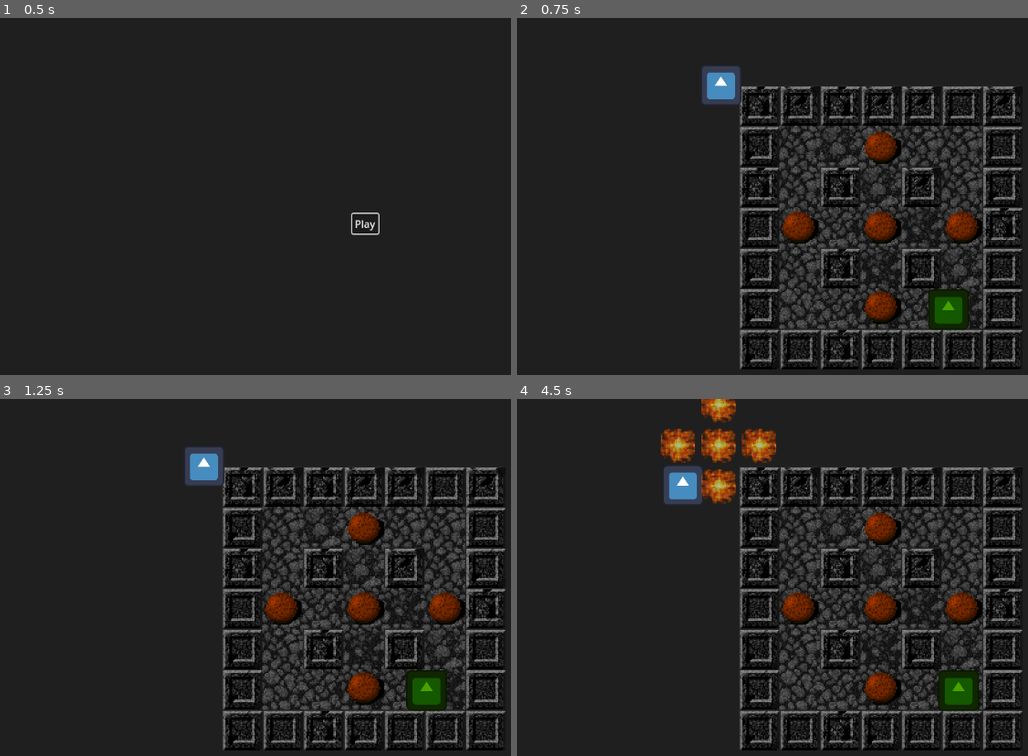
Above: before the commit, frames 1-4 (two rows, left to right).
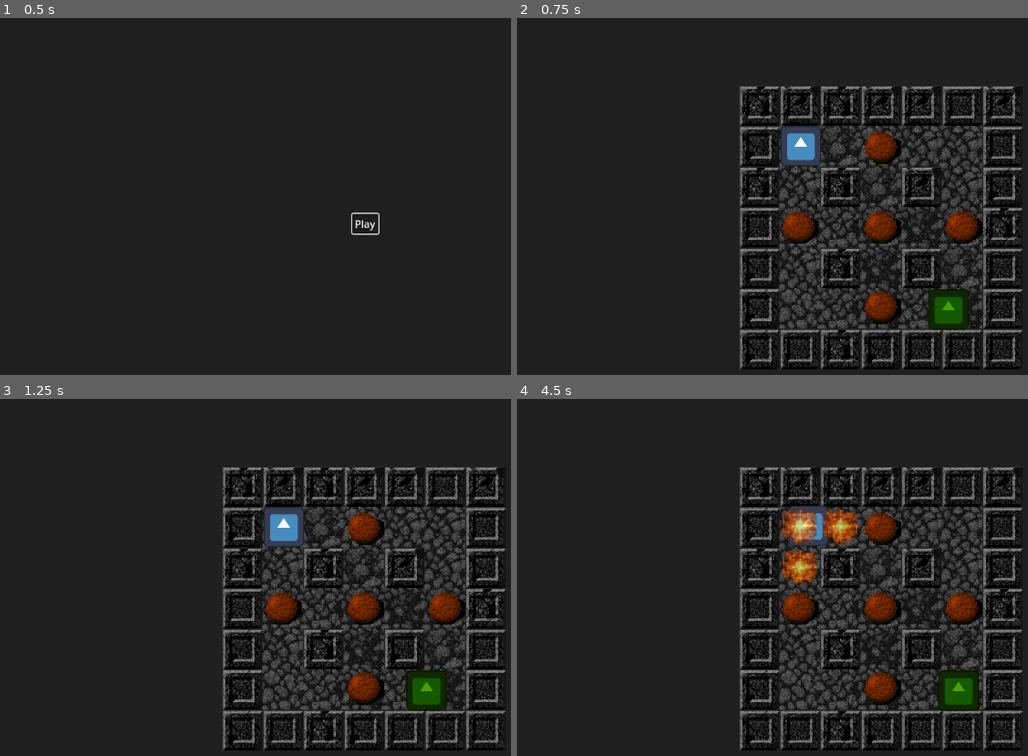
Above: after the commit, the same moments.

Repository: Overkane/bomberman
Game: Godot game, scene res://main.tscn
Two runs of this game, one before a commit and one after it. Both use one fixed random seed, a clock stepped at 60 frames per second and the inputs below. The engine's default icon, where the game draws it, is replaced by a stand-in: a white triangle on a blue panel in a dark square.
Inputs:
- Up to frame 1 (0.5 s): no input
- Up to frame 2 (0.75 s): click "Play" at 0.5 s
- Up to frame 3 (1.25 s): no input
- Up to frame 4 (4.5 s): hold D (move_right) 1.28-2.03 s; hold J (place_bomb) 1.28-2.03 s; hold S (move_down) 2.03-2.78 s; tap J (place_bomb) at 2.1, 3.6 s; hold D (move_right) 2.78-3.53 s; hold J (place_bomb) 2.78-3.53 s; hold W (move_up) 3.53-4.28 s; hold A (move_left) from 4.28 s (still down); hold J (place_bomb) from 4.28 s (still down)

Frame 1 is identical in both runs. In frame 2, 1.5% of the frame differs, in the area x 36-60%, y 13-42%; in frame 3, 1.5%; in frame 4, 5.2%, in the area x 28-67%, y 0-53%.
Error before the commit: Invalid access to property or key 'global_position' on a base object of type 'Nil'. (res://scenes/levels/level.gd:69)

Commit message:
Add separate drop table for bonuses, fix player position on levels

Diff:
--- a/scenes/levels/level.gd
+++ b/scenes/levels/level.gd
@@ -3,14 +3,15 @@
 
 signal level_finished
 
-const LEVEL_DOOR_SCENE = preload("uid://u1lrj0i8v7ll")
-const BONUS_PICKUP_SCENE = preload("uid://dri4l3tofa24c")
+const _LEVEL_DOOR_SCENE = preload("uid://u1lrj0i8v7ll")
+const _BONUS_PICKUP_SCENE = preload("uid://dri4l3tofa24c")
 
-@export var drop_table: Array = []
+@export var _bonus_drop_table: Array[BonusPickupsBase] = []
 @export var _player_spawn_point: Marker2D
 
-var level_door: LevelDoor
-var current_enemy_amount: int = 0
+var _final_drop_table: Array = []
+var _level_door: LevelDoor
+var _current_enemy_amount: int = 0
 
 
 func _ready() -> void:
@@ -18,24 +19,26 @@
 
 	var destructible_boxes: Array = get_tree().get_nodes_in_group(Globals.GROUP_DESTRUCTIBLE_BOXES)
 
+	_final_drop_table.append_array(_bonus_drop_table)
+
 	# All levels must have door scene for being able to complete the level.
-	drop_table.append(LEVEL_DOOR_SCENE)
-	if drop_table.size() > destructible_boxes.size():
+	_final_drop_table.append(_LEVEL_DOOR_SCENE)
+	if _final_drop_table.size() > destructible_boxes.size():
 		assert(false, "Drop table size cannot be larger than destructible boxes size.")
 
 	# Check if need to fill drop table with null values for empty drops.
-	if drop_table.size() < destructible_boxes.size():
-		var empty_slots: int = destructible_boxes.size() - drop_table.size()
+	if _final_drop_table.size() < destructible_boxes.size():
+		var empty_slots: int = destructible_boxes.size() - _final_drop_table.size()
 		for i in range(empty_slots):
-			drop_table.append(null)
+			_final_drop_table.append(null)
 
 	for destructible_box: DestructibleBox in destructible_boxes:
 		destructible_box.exploded.connect(func():
-			drop_table.shuffle()
-			var drop_table_item: Variant = drop_table.pop_back()
+			_final_drop_table.shuffle()
+			var drop_table_item: Variant = _final_drop_table.pop_back()
 
 			if drop_table_item is BonusPickupsBase:
-				var bonus_pickup: BonusPickup = BONUS_PICKUP_SCENE.instantiate()
+				var bonus_pickup: BonusPickup = _BONUS_PICKUP_SCENE.instantiate()
 				bonus_pickup.global_position = destructible_box.global_position
 				bonus_pickup.icon = drop_table_item.icon
 				bonus_pickup.bonus_type = drop_table_item.bonus_type
@@ -45,23 +48,23 @@
 				level_object.global_position = destructible_box.global_position
 				add_child(level_object)
 				if level_object is LevelDoor:
-					level_door = level_object
+					_level_door = level_object
 
-					if current_enemy_amount == 0:
-						level_door.open_door()
+					if _current_enemy_amount == 0:
+						_level_door.open_door()
 
-					level_door.level_door_entered.connect(func():
+					_level_door.level_door_entered.connect(func():
 						level_finished.emit()
 					)
 		)
 
 	for enemy: Fool in get_tree().get_nodes_in_group(Globals.GROUP_ENEMIES):
-		current_enemy_amount += 1
+		_current_enemy_amount += 1
 		enemy.exploded.connect(func():
-			current_enemy_amount -= 1
+			_current_enemy_amount -= 1
 			# Check if all enemies are killed to open the level door.
-			if current_enemy_amount == 0 and level_door != null:
-				level_door.open_door()
+			if _current_enemy_amount == 0 and _level_door != null:
+				_level_door.open_door()
 		)
 
 
--- a/scenes/levels/level1.tscn
+++ b/scenes/levels/level1.tscn
@@ -1,12 +1,17 @@
-[gd_scene load_steps=5 format=4 uid="uid://bst1tonp0snoa"]
+[gd_scene load_steps=8 format=4 uid="uid://bst1tonp0snoa"]
 
 [ext_resource type="Script" uid="uid://2l06rbtfjq70" path="res://scenes/levels/level.gd" id="1_bfxgj"]
+[ext_resource type="Script" uid="uid://d35sigrsgdcd7" path="res://resources/bonus_pickups/bonus_pickup_base.gd" id="2_2r1tl"]
 [ext_resource type="TileSet" uid="uid://01ordjws1gas" path="res://scenes/levels/tilesets/crypt/crypt.tres" id="2_dywbp"]
 [ext_resource type="PackedScene" uid="uid://wcn0q7u74g13" path="res://scenes/destructible_box/destructible_box.tscn" id="3_1seuy"]
+[ext_resource type="Resource" uid="uid://b3hpj6e4snkey" path="res://resources/bonus_pickups/max_bombs.tres" id="3_8a7m2"]
 [ext_resource type="PackedScene" uid="uid://42rwl8dniftt" path="res://scenes/enemies/fool/fool.tscn" id="4_2r1tl"]
+[ext_resource type="Resource" uid="uid://dsfpxdabmgj2j" path="res://resources/bonus_pickups/bomb_power.tres" id="4_plydf"]
 
-[node name="Level1" type="Node2D"]
+[node name="Level1" type="Node2D" node_paths=PackedStringArray("_player_spawn_point")]
 script = ExtResource("1_bfxgj")
+_bonus_drop_table = Array[ExtResource("2_2r1tl")]([ExtResource("3_8a7m2"), ExtResource("4_plydf")])
+_player_spawn_point = NodePath("PlayerPosition")
 metadata/_custom_type_script = "uid://2l06rbtfjq70"
 
 [node name="TileMapLayer" type="TileMapLayer" parent="."]
--- a/scenes/levels/level2.tscn
+++ b/scenes/levels/level2.tscn
@@ -1,12 +1,17 @@
-[gd_scene load_steps=5 format=4 uid="uid://dw24fwv23rp6x"]
+[gd_scene load_steps=8 format=4 uid="uid://dw24fwv23rp6x"]
 
 [ext_resource type="Script" uid="uid://2l06rbtfjq70" path="res://scenes/levels/level.gd" id="1_gblnm"]
+[ext_resource type="Script" uid="uid://d35sigrsgdcd7" path="res://resources/bonus_pickups/bonus_pickup_base.gd" id="2_dj4wq"]
 [ext_resource type="TileSet" uid="uid://01ordjws1gas" path="res://scenes/levels/tilesets/crypt/crypt.tres" id="2_gblnm"]
+[ext_resource type="Resource" uid="uid://dsfpxdabmgj2j" path="res://resources/bonus_pickups/bomb_power.tres" id="3_k0mew"]
+[ext_resource type="Resource" uid="uid://b3hpj6e4snkey" path="res://resources/bonus_pickups/max_bombs.tres" id="4_b0vvs"]
 [ext_resource type="PackedScene" uid="uid://wcn0q7u74g13" path="res://scenes/destructible_box/destructible_box.tscn" id="6_2xv80"]
 [ext_resource type="PackedScene" uid="uid://42rwl8dniftt" path="res://scenes/enemies/fool/fool.tscn" id="7_08c37"]
 
-[node name="Level2" type="Node2D"]
+[node name="Level2" type="Node2D" node_paths=PackedStringArray("_player_spawn_point")]
 script = ExtResource("1_gblnm")
+_bonus_drop_table = Array[ExtResource("2_dj4wq")]([ExtResource("3_k0mew"), ExtResource("4_b0vvs")])
+_player_spawn_point = NodePath("PlayerPosition")
 metadata/_custom_type_script = "uid://2l06rbtfjq70"
 
 [node name="TileMapLayer" type="TileMapLayer" parent="."]
